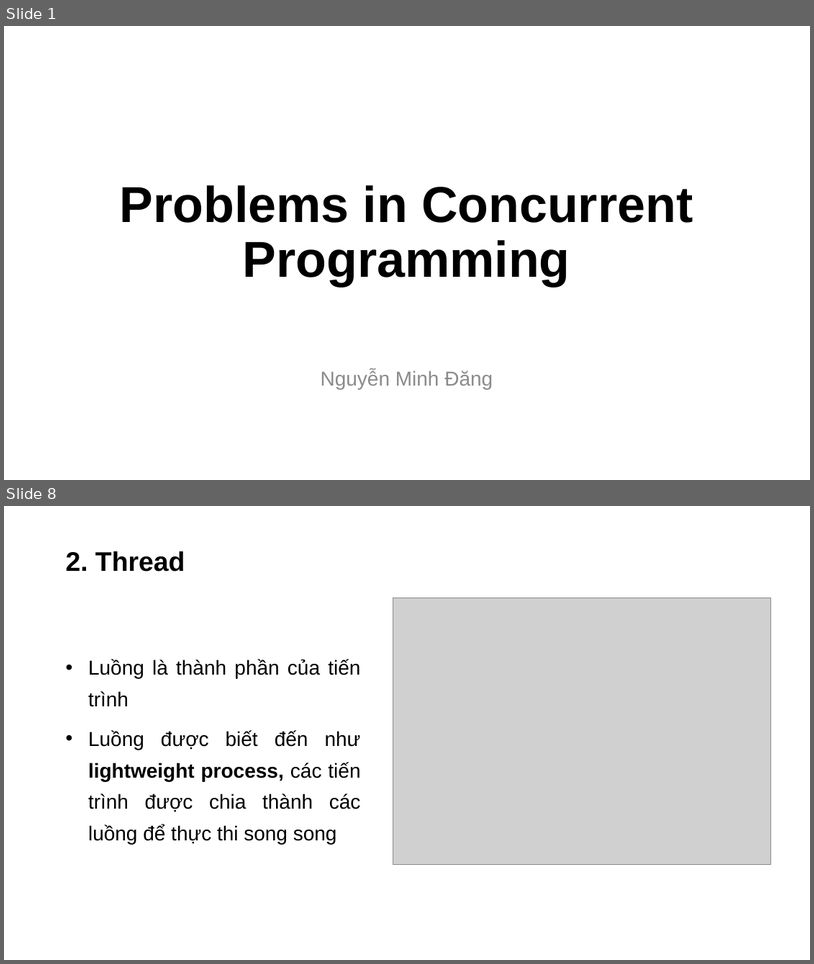
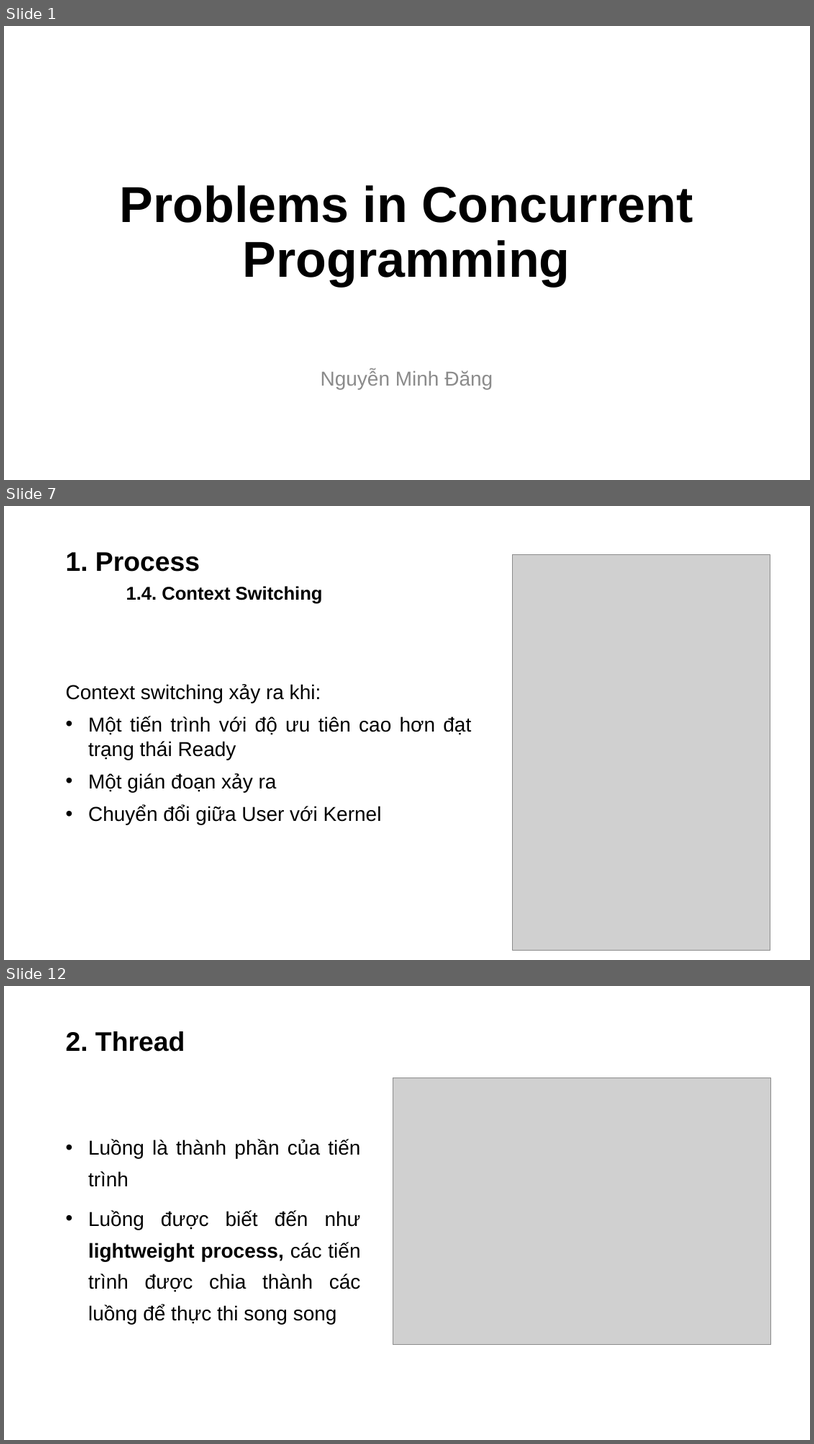
Before and after one commit to dangnm9699/Learn-Golang, a slide deck: Problem and Solution in Concurrency.pptx. Shown one above the other, each under a label of ours: slides 1 and 8 before the commit, slides 1, 7 and 12 after it; the slides between them are not shown. The pictures are 814x964 and 814x1444 pixels, drawn with LibreOffice and Linux fonts; fonts in the diff are those of the drawing; grey boxes stand for pictures. Boxes give left, top, right and bottom in pixels: in the first picture for what was removed or moved away, otherwise in the second. Text is boxed around its words. In the diff, an @@ line names an element or a change of style, - is before the commit and + after.

```diff
--- a/Problem and Solution in Concurrency.pptx
+++ b/Problem and Solution in Concurrency.pptx
@@ slide 7 added at [4, 506, 810, 960], background #FFFFFF @@
@@ title added at [66, 552, 323, 604], 22 pt, text #000000, bold @@
+1. Process
+1.4. Context Switching
@@ picture added at [513, 554, 771, 950] @@
@@ text added at [66, 684, 471, 824], 24 pt, text #000000 @@
+Context switching xảy ra khi:
+• Một tiến trình với độ ưu tiên cao hơn đạt trạng thái Ready
+• Một gián đoạn xảy ra
+• Chuyển đổi giữa User với Kernel
@@ what was slide 8 is now slide 12 @@
```
Also in this commit, not shown: 6 slides changed, 13 other slides added, 2 slides removed, 1 other file.
